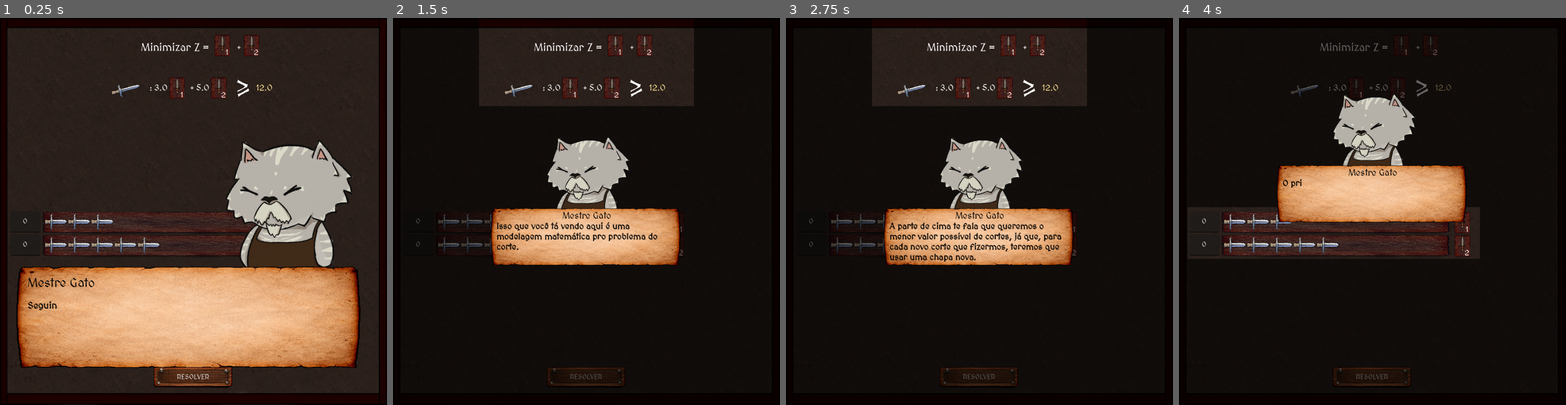
Above: before the commit, frames 1-4 (left to right).
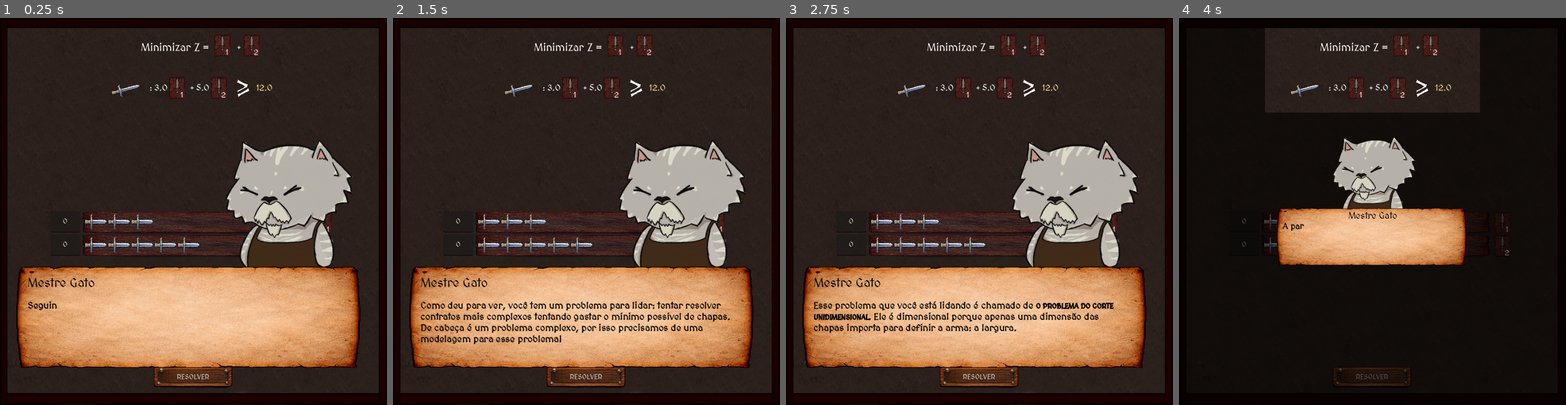
Above: after the commit, the same moments.

Repository: VitaumOS/Jogo_IC-Godot
Game: Godot game, scene res://scene/TreinoModelagem.tscn
The game is run twice, just before and just after one commit, with the same random seed, the same clock (stepped at 60 frames per second) and the same inputs. This scene is started directly instead of the project's main scene.
Inputs (mouse positions are in pixels of both pictures, inside the frame that each line leads up to):
- Up to frame 1 (0.25 s): no input
- Up to frame 2 (1.5 s): tap Enter (ui_accept) at 0.5, 0.77, 1.25 s; move the mouse to (671, 192) at 0.52 s; click (671, 192) at 0.67 s; move the mouse to (509, 230) at 1.27 s; click (509, 230) at 1.42 s
- Up to frame 3 (2.75 s): tap Enter (ui_accept) at 1.52 s; move the mouse to (1018, 126) at 2.02 s; click (1018, 126) at 2.17 s
- Up to frame 4 (4 s): tap Enter (ui_accept) at 2.75, 3.02, 3.77 s; move the mouse to (1353, 288) at 2.77 s; click (1353, 288) at 2.92 s; move the mouse to (1488, 269) at 3.52 s; click (1488, 269) at 3.67 s

The runs differ from the first frame. In frame 1, 1.8% of the frame differs, in the area x 3-86%, y 50-62%; in frame 2, 69%, in the area x 2-98%, y 2-97%; in frame 3, 69%; in frame 4, 26%.

Commit message:
Melhorando o Treinamento Modelagem

Diff:
--- a/PythonFiles/pulp_solution.json
+++ b/PythonFiles/pulp_solution.json
@@ -2,6 +2,6 @@
     "status": "Optimal",
     "chapas_usadas": 2,
     "plano_corte": {
-        "Padrao_2": 2
+        "Padrao_1": 2
     }
 }
--- a/data_json/dialogos.json
+++ b/data_json/dialogos.json
@@ -289,43 +289,56 @@
 
 		{
       "nome": "Mestre Gato",
-      "texto": "Pensa que é uma forma de representar as coisas do nosso mundo em uma linguagem matemática. Consequentemente, estamos tentando, através da matemática, procurar respostas para esses problemas do mundo real!",
-      "retrato": "res://Sprite/gatinhos/Ferreiro.png"
-    },
-
-    {
-      "nome": "Mestre Gato",
-      "texto": "Isso que você tá vendo aqui é uma modelagem matemática pro problema do corte. ",
-      "retrato": "res://Sprite/gatinhos/Ferreiro.png",
-      "coordenada": [450, 300],
-      "foco_pos": [450, 80],
-      "foco_tamanho": [500, 250]
-    },
-
-    {
-      "nome": "Mestre Gato",
-      "texto": "A parte de cima te fala que queremos o menor valor possível de cortes, já que, para cada novo corte que fizermos, teremos que usar uma chapa nova.",
-      "retrato": "res://Sprite/gatinhos/Ferreiro.png",
-      "coordenada": [450, 300],
-      "foco_pos": [450, 80],
-      "foco_tamanho": [500, 250]
+      "texto": "Pensa que é uma forma de representar os problemas do nosso mundo em uma linguagem matemática. Consequentemente, estamos tentando, através da matemática, procurar respostas para esses problemas do mundo real!",
+      "retrato": "res://Sprite/gatinhos/Ferreiro.png"
+    },
+
+    {
+      "nome": "Mestre Gato",
+      "texto": "Como deu para ver, você tem um problema para lidar: tentar resolver contratos mais complexos tentando gastar o mínimo possível de chapas. De cabeça é um problema complexo, por isso precisamos de uma modelagem para esse problema!",
+      "retrato": "res://Sprite/gatinhos/Ferreiro.png"
+    },
+
+    {
+      "nome": "Mestre Gato",
+      "texto": "Esse problema que você está lidando é chamado de [b]O PROBLEMA DO CORTE UNIDIMENSIONAL[/b]. Ele é dimensional porque apenas uma dimensão das chapas importa para definir a arma: a largura. ",
+      "retrato": "res://Sprite/gatinhos/Ferreiro.png"
+    },
+
+
+    {
+      "nome": "Mestre Gato",
+      "texto": "Isso que você tá vendo aqui é uma modelagem matemática para o problema do corte. ",
+      "retrato": "res://Sprite/gatinhos/Ferreiro.png",
+      "coordenada": [450, 300],
+      "foco_pos": [450, 120],
+      "foco_tamanho": [500, 200]
+    },
+
+    {
+      "nome": "Mestre Gato",
+      "texto": "A parte de cima te fala que queremos o menor valor possível de cortes, já que, para cada novo corte que fizermos, teremos que usar uma chapa nova. O menor valor possível é chamado de [b]SOLUÇÃO ÓTIMA[/b]",
+      "retrato": "res://Sprite/gatinhos/Ferreiro.png",
+      "coordenada": [450, 300],
+      "foco_pos": [450, 120],
+      "foco_tamanho": [500, 200]
     },
 
 		{
       "nome": "Mestre Gato",
-      "texto": "A parte debaixo te fala as restrições do problema, indicando o quanto que iremos cortar de cada arma para cada padrão que selecionarmos.",
-      "retrato": "res://Sprite/gatinhos/Ferreiro.png",
-      "coordenada": [450, 300],
-      "foco_pos": [450, 80],
-      "foco_tamanho": [500, 250]
-    },
-
-    {
-      "nome": "Mestre Gato",
-      "texto": "Tá vendo esses dois moldes aqui? Eles são equivalentes aos padrões de corte que estão nessa modelagem.",
+      "texto": "A parte debaixo te fala as restrições do problema, indicando o quanto que iremos cortar de cada arma para cada molde que selecionarmos.",
+      "retrato": "res://Sprite/gatinhos/Ferreiro.png",
+      "coordenada": [450, 300],
+      "foco_pos": [450, 120],
+      "foco_tamanho": [500, 200]
+    },
+
+    {
+      "nome": "Mestre Gato",
+      "texto": "Tá vendo esses dois moldes aqui? Eles são chamados no problema de [b]PADRÕES DE CORTE[/b] e são eles que estão nessa modelagem.",
       "retrato": "res://Sprite/gatinhos/Ferreiro.png",
       "coordenada": [450, 200],
-      "foco_pos": [360, 500],
+      "foco_pos": [420, 500],
       "foco_tamanho": [680, 120]
     },
 
@@ -334,7 +347,7 @@
       "texto": "O primeiro representa o padrão de corte 1, e ele produz 3 adagas. O segundo representa o padrão de corte 2, e ele produz 5 adagas ",
       "retrato": "res://Sprite/gatinhos/Ferreiro.png",
       "coordenada": [450, 200],
-      "foco_pos": [360, 500],
+      "foco_pos": [420, 500],
       "foco_tamanho": [680, 120]
     },
 
@@ -342,25 +355,25 @@
       "nome": "Mestre Gato",
       "texto": "Traduzindo o que está em cima: Ele quer que minimizamos a quantidade de padrões de cortes usados, isto é, ter o menor valor possível.",
       "retrato": "res://Sprite/gatinhos/Ferreiro.png",
-      "coordenada": [450, 200],
-      "foco_pos": [450, 80],
-      "foco_tamanho": [500, 250]
+      "coordenada": [450, 300],
+      "foco_pos": [450, 120],
+      "foco_tamanho": [500, 200]
     },
     {
       "nome": "Mestre Gato",
       "texto": "E que, para conseguir o menor valor possível, a quantidade de adagas produzidas deve ser maior ou igual à 12! ",
       "retrato": "res://Sprite/gatinhos/Ferreiro.png",
-      "coordenada": [450, 200],
-      "foco_pos": [450, 80],
-      "foco_tamanho": [500, 250]
+      "coordenada": [450, 300],
+      "foco_pos": [450, 120],
+      "foco_tamanho": [500, 200]
     },
     {
       "nome": "Mestre Gato",
       "texto": "Nesse problema, o valor 12 representa a nossa [b]DEMANDA[/b]: o valor mínimo necessário que esta restrição impõe no problema.",
       "retrato": "res://Sprite/gatinhos/Ferreiro.png",
-      "coordenada": [450, 200],
-      "foco_pos": [450, 80],
-      "foco_tamanho": [500, 250]
+      "coordenada": [450, 300],
+      "foco_pos": [450, 120],
+      "foco_tamanho": [500, 200]
     },
 
     {
--- a/scene/TreinoModelagem.tscn
+++ b/scene/TreinoModelagem.tscn
@@ -80,7 +80,7 @@
 layout_mode = 2
 
 [node name="ContainerPadroesSelecao" type="VBoxContainer" parent="MainMargin/LayoutPrincipal/PainelDireito/ScrollPadroes" unique_id=905768712]
-custom_minimum_size = Vector2(800, 300)
+custom_minimum_size = Vector2(260, 300)
 layout_mode = 2
 
 [node name="Botoes" type="HBoxContainer" parent="MainMargin/LayoutPrincipal" unique_id=1463631653]
--- a/scene/aux_scene/padrao_corte_treinamento.tscn
+++ b/scene/aux_scene/padrao_corte_treinamento.tscn
@@ -8,6 +8,7 @@
 offset_right = 90.0
 offset_bottom = 50.0
 theme_override_constants/separation = 2
+alignment = 1
 
 [node name="LineEdit" type="LineEdit" parent="." unique_id=653960270]
 custom_minimum_size = Vector2(70, 0)
--- a/script/Main.gd
+++ b/script/Main.gd
@@ -182,12 +182,10 @@
 		_limpar_dados_transicao()
 		return
 
-	# Preparação robusta dos argumentos para envio de strings limpas ao terminal
 	var args: Array[String] = [str(demanda)]
 	for p in padroes_corte_salvos_valor:
 		args.append(str(p))
 
-	# Executa diretamente o executável binário compilado pelo PyInstaller
 	var saida_terminal = []
 	var resultado_codigo = OS.execute(PYTHON_EXE_PATH, args, saida_terminal, true)
 
@@ -198,7 +196,6 @@
 
 			if res.get("status") == "Optimal":
 				var z_pulp = res["chapas_usadas"]
-				print(z_pulp)
 				var alcancou_minimo = z_user <= z_pulp
 
 				Global.estoque_chapas -= z_user
Not shown, changed: PythonFiles/resolve_modelagem_pu.py
